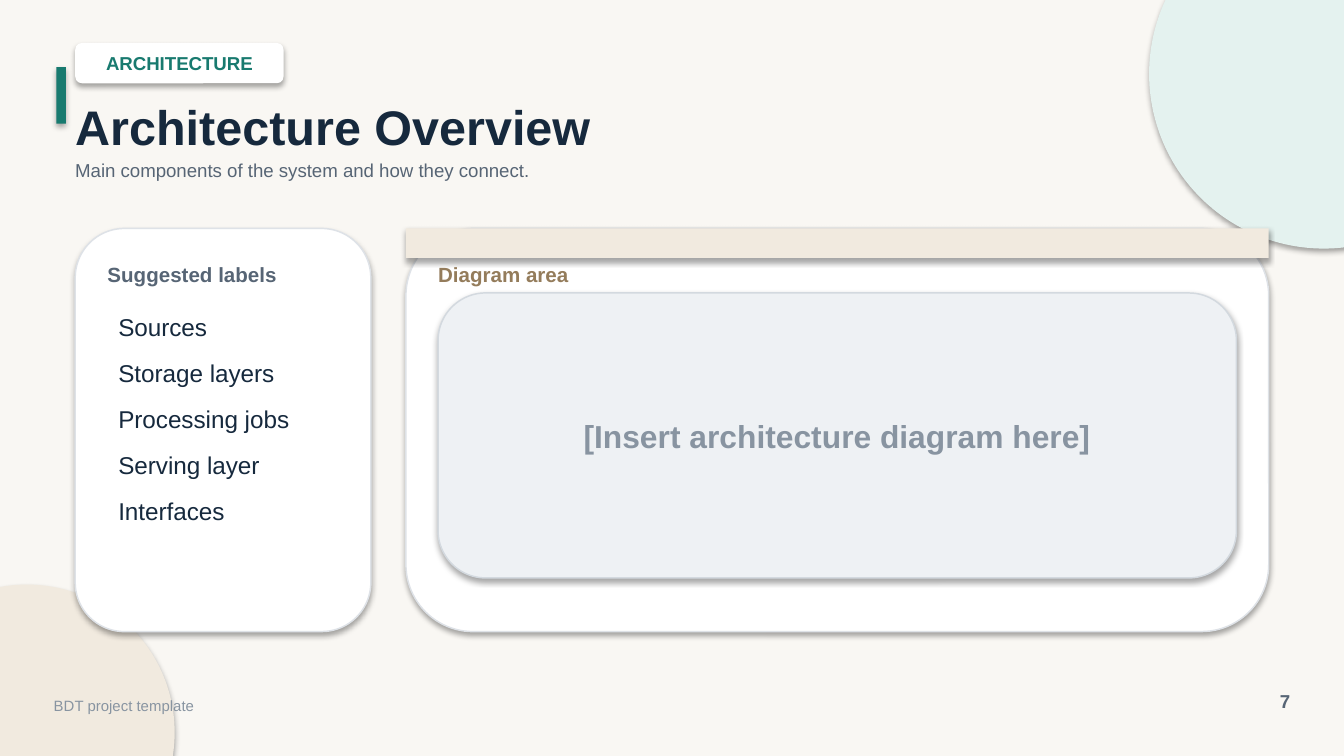
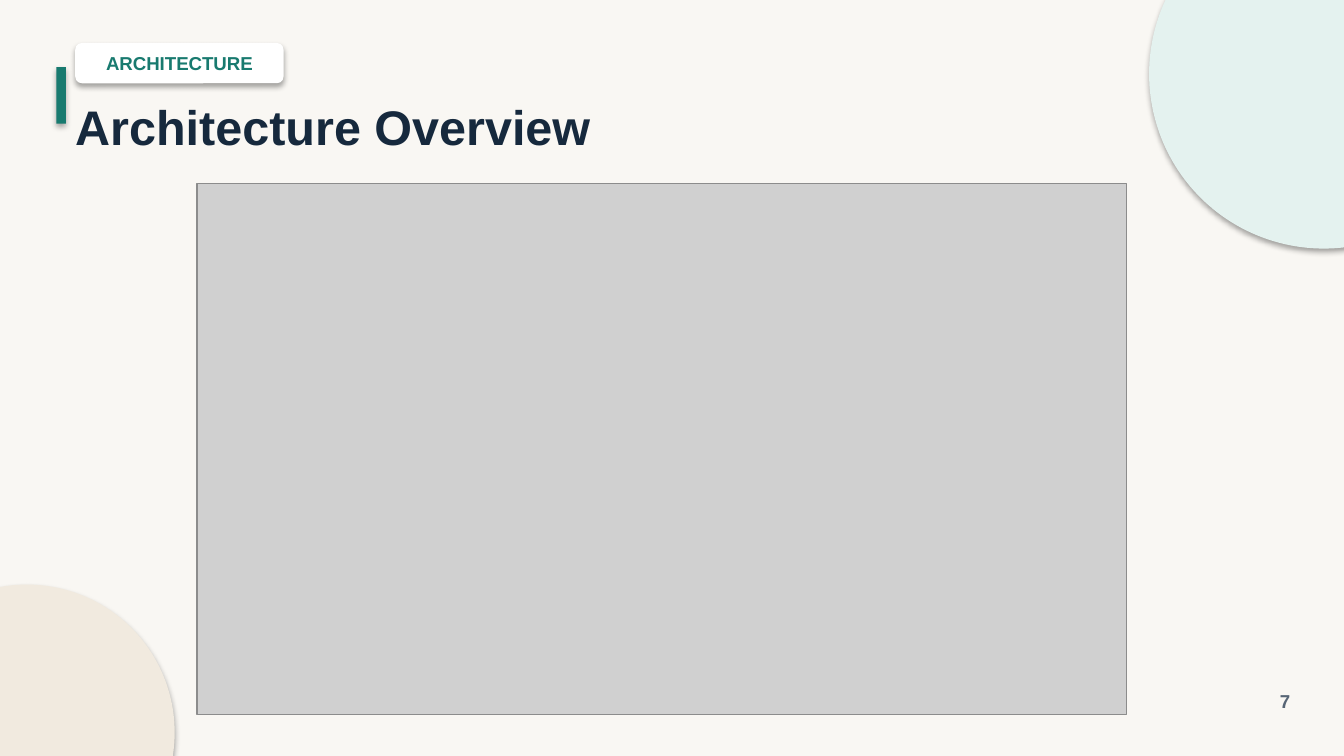
Before and after one commit to Big-data-court-hearings/project, a slide deck: slide 7 of docs/presentation/BDT_Project_Presentation.pptx. Drawn at 1344x756 pixels with LibreOffice and Linux fonts; fonts in the diff are those of the drawing; grey boxes stand for pictures. Boxes give left, top, right and bottom in pixels: in the first picture for what was removed or moved away, otherwise in the second. Text is boxed around its words. In the diff, an @@ line names an element or a change of style, - is before the commit and + after.

```diff
--- a/docs/presentation/BDT_Project_Presentation.pptx
+++ b/docs/presentation/BDT_Project_Presentation.pptx
@@ text removed at (75, 163, 529, 181) @@
-Main components of the system and how they connect.
@@ picture added at (198, 184, 1128, 715) @@
@@ rounded rectangle removed at (75, 228, 371, 632) @@
@@ rounded rectangle removed at (406, 228, 1269, 632) @@
@@ rectangle removed at (406, 228, 1269, 258) @@
@@ text removed at (107, 267, 276, 287) @@
-Suggested labels
@@ text removed at (438, 267, 568, 287) @@
-Diagram area
@@ rounded rectangle removed at (438, 293, 1236, 578) @@
-[Insert architecture diagram here]
@@ text removed at (118, 319, 289, 521) @@
-Sources
-Storage layers
-Processing jobs
-Serving layer
-Interfaces
@@ text removed at (54, 700, 194, 714) @@
-BDT project template
```
Also in this commit, not shown: 11 other slides changed, 2 slides added, 2 slides removed, 3 other files.
